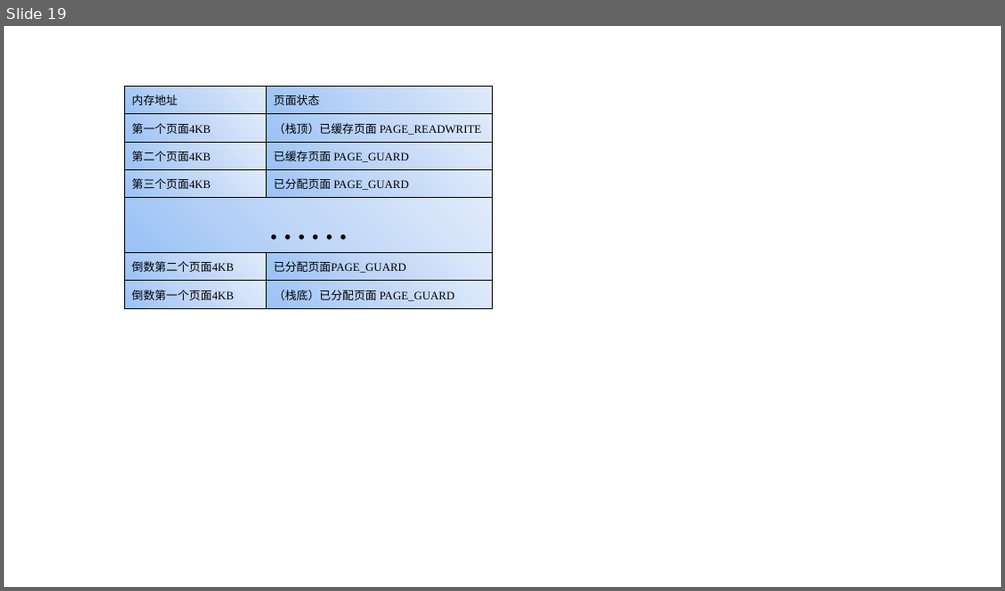
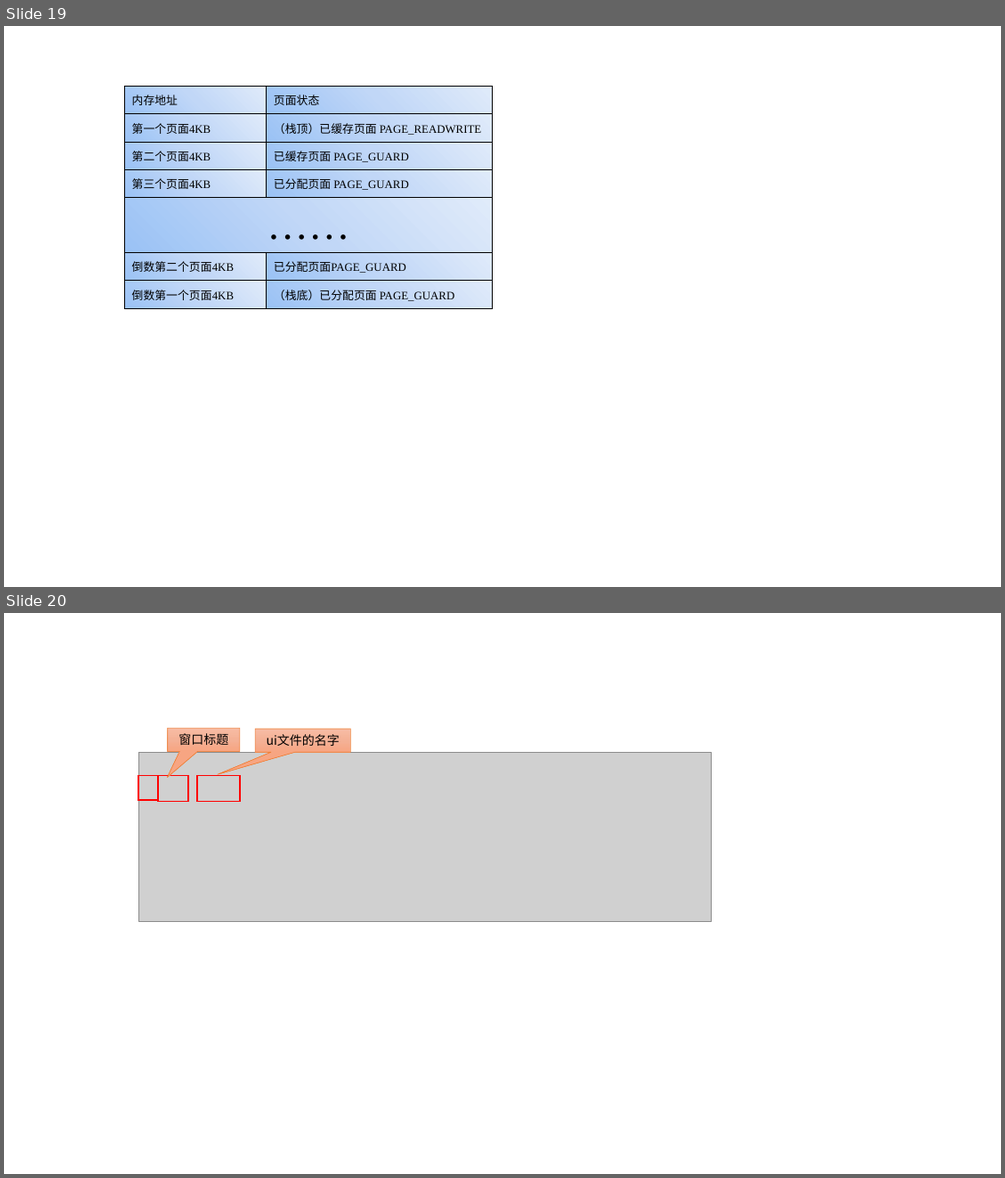
Before and after one commit to mythsaber/Learning-Notes, a slide deck: 音视频编解码.pptx. Shown one above the other, each under a label of ours: slide 19 before the commit, slides 19 and 20 after it. The pictures are 1005x591 and 1005x1178 pixels, drawn with LibreOffice and Linux fonts; fonts in the diff are those of the drawing; grey boxes stand for pictures. Boxes give left, top, right and bottom in pixels: in the first picture for what was removed or moved away, otherwise in the second. Text is boxed around its words. In the diff, an @@ line names an element or a change of style, - is before the commit and + after.

```diff
--- a/音视频编解码.pptx
+++ b/音视频编解码.pptx
@@ slide 20 added at (4, 613, 1001, 1174), background #FFFFFF @@
@@ speech box added at (168, 728, 241, 751), fill gradient #F7BDA5 to #F5B196 to #F8A582, outline #ED7D31 0.5 pt, 12 pt, text #000000 @@
+窗口标题
@@ speech box added at (255, 729, 351, 752), fill gradient #F7BDA5 to #F5B196 to #F8A582, outline #ED7D31 0.5 pt, 12 pt, text #000000 @@
+ui文件的名字
@@ picture added at (138, 752, 712, 921) @@
@@ rectangle added at (138, 775, 158, 800), outline #FF0000 1.5 pt @@
@@ rectangle added at (158, 775, 188, 802), outline #FF0000 1.5 pt @@
@@ rectangle added at (197, 775, 240, 802), outline #FF0000 1.5 pt @@
```
Also in this commit, not shown: 1 other slide added, 5 other files.
